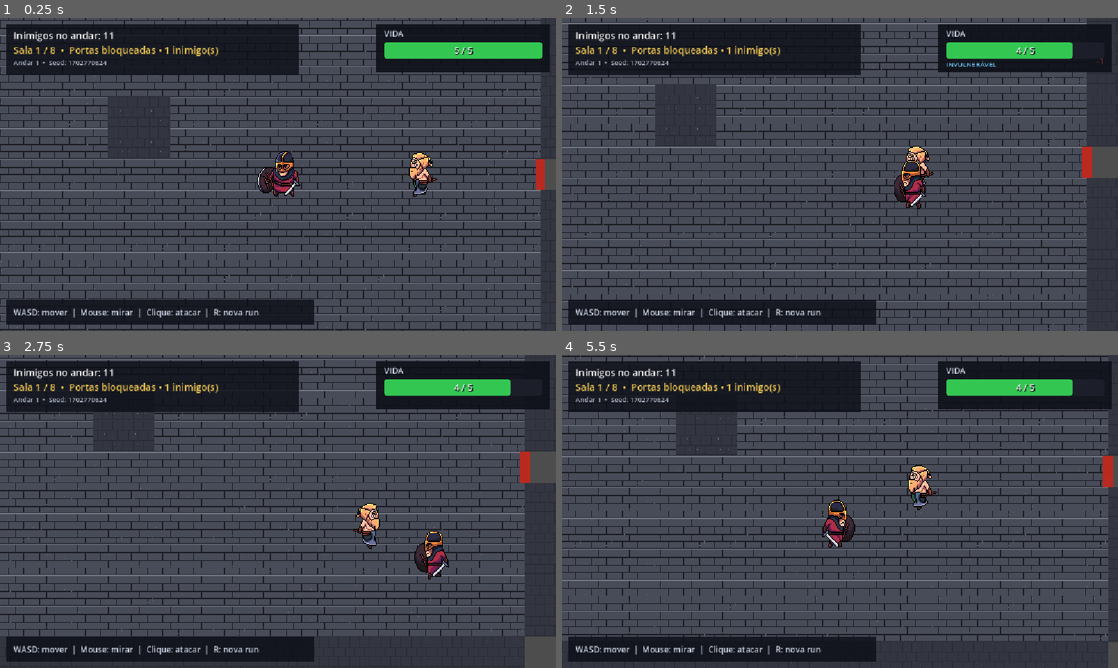
Above: before the commit, frames 1-4 (two rows, left to right).
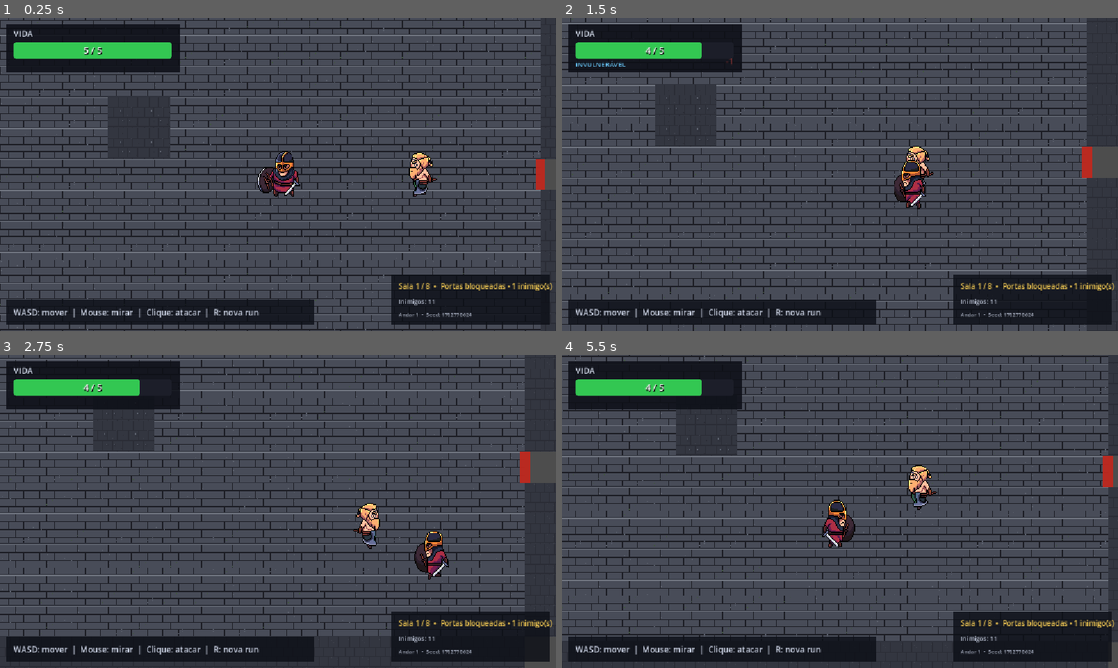
Above: after the commit, the same moments.

Repository: AntonioBMN/tower-champion
Game: Godot game, scene res://first_floor.tscn
The game is run twice, just before and just after one commit, with the same random seed, the same clock (stepped at 60 frames per second) and the same inputs.
Inputs (mouse positions are in pixels of both pictures, inside the frame that each line leads up to):
- Up to frame 1 (0.25 s): no input
- Up to frame 2 (1.5 s): move the mouse to (962, 158) at 0.52 s; press the mouse at (962, 158) at 0.53 s; hold D (move_right) 0.53-1.28 s; move the mouse to (728, 190) at 1.27 s; release the mouse at (728, 190) at 1.28 s; hold S (move_down) from 1.28 s (still down); click (728, 190) at 1.35 s
- Up to frame 3 (2.75 s): move the mouse to (333, 442) at 2.02 s; release S (move_down) at 2.03 s; press the mouse at (333, 442) at 2.03 s; hold D (move_right) from 2.03 s (still down)
- Up to frame 4 (5.5 s): move the mouse to (812, 574) at 2.77 s; release D (move_right) at 2.78 s; release the mouse at (812, 574) at 2.78 s; hold W (move_up) 2.78-3.53 s; click (812, 574) at 2.85 s; move the mouse to (1006, 558) at 3.52 s; press the mouse at (1006, 558) at 3.53 s; hold A (move_left) 3.53-5.03 s; move the mouse to (673, 464) at 4.27 s; release the mouse at (673, 464) at 4.28 s; click (673, 464) at 4.35 s; move the mouse to (867, 511) at 5.02 s; press the mouse at (867, 511) at 5.03 s; hold S (move_down) from 5.03 s (still down)

The runs differ from the first frame. In frame 1, 14% of the frame differs, in the area x 1-100%, y 2-98%; in frame 2, 13%; in frame 3, 13%; in frame 4, 14%.

Commit message:
feat: add room health rewards and refine HUD

Diff:
--- a/first_floor.gd
+++ b/first_floor.gd
@@ -9,6 +9,7 @@
 )
 const ENEMY_SCENE: PackedScene = preload("res://enemy.tscn")
 const RANGED_ENEMY_SCENE: PackedScene = preload("res://ranged_enemy.tscn")
+const HEALTH_PICKUP_SCENE: PackedScene = preload("res://health_pickup.tscn")
 const DOOR_LOCKED_COLOR := Color(0.75, 0.16, 0.12, 0.95)
 const DOOR_OPEN_COLOR := Color(0.95, 0.67, 0.2, 0.95)
 
@@ -17,6 +18,10 @@
 @export var fixed_seed: int = 12345
 @export_range(5, 8, 1) var minimum_rooms: int = 5
 @export_range(5, 8, 1) var maximum_rooms: int = 8
+
+@export_group("Room Rewards")
+@export_range(0.0, 1.0, 0.05) var health_drop_chance: float = 0.35
+@export_range(1, 10, 1) var health_pickup_amount: int = 1
 
 var rng := RandomNumberGenerator.new()
 var generation_seed: int
@@ -33,6 +38,7 @@
 var enemy_spawn_cells: Array = []
 var room_enemies_remaining: Array[int] = []
 var spawned_rooms: Dictionary = {}
+var rewarded_rooms: Dictionary = {}
 var door_entries: Array[Dictionary] = []
 var current_room_index: int = 0
 var remaining_enemies: int = 0
@@ -45,6 +51,7 @@
 @onready var obstacles: StaticBody2D = $GeneratedMap/Obstacles
 @onready var doors: Node2D = $GeneratedMap/Doors
 @onready var enemies: Node2D = $Enemies
+@onready var pickups: Node2D = $Pickups
 @onready var player: CharacterBody2D = $Player
 @onready var camera: Camera2D = $Player/Camera2D
 @onready var hud = $UI
@@ -123,6 +130,7 @@
 	enemy_spawn_cells.clear()
 	room_enemies_remaining.clear()
 	spawned_rooms.clear()
+	rewarded_rooms.clear()
 
 	var minimum := mini(minimum_rooms, maximum_rooms)
 	var maximum := maxi(minimum_rooms, maximum_rooms)
@@ -728,10 +736,10 @@
 		var enemy := enemy_scene.instantiate() as CharacterBody2D
 		enemies.add_child(enemy)
 		enemy.global_position = _actor_position_for_cell(spawn_cell)
-		enemy.connect("died", _on_enemy_died.bind(room_index))
-
-
-func _on_enemy_died(room_index: int) -> void:
+		enemy.connect("died", _on_enemy_died.bind(room_index, enemy))
+
+
+func _on_enemy_died(room_index: int, defeated_enemy: Node2D) -> void:
 	room_enemies_remaining[room_index] = maxi(
 		room_enemies_remaining[room_index] - 1,
 		0
@@ -740,6 +748,12 @@
 	_refresh_room_doors(room_index)
 	_update_enemy_counter()
 
+	if room_enemies_remaining[room_index] == 0:
+		_try_drop_room_reward(
+			room_index,
+			defeated_enemy.global_position + Vector2(0.0, 50.0)
+		)
+
 	if room_index == current_room_index:
 		_update_room_ui()
 
@@ -747,8 +761,23 @@
 		_complete_floor()
 
 
+func _try_drop_room_reward(room_index: int, drop_position: Vector2) -> void:
+	if rewarded_rooms.has(room_index):
+		return
+
+	rewarded_rooms[room_index] = true
+
+	if rng.randf() > health_drop_chance:
+		return
+
+	var pickup := HEALTH_PICKUP_SCENE.instantiate() as Area2D
+	pickup.set("heal_amount", health_pickup_amount)
+	pickups.add_child(pickup)
+	pickup.global_position = drop_position
+
+
 func _update_enemy_counter() -> void:
-	enemy_counter_label.text = "Inimigos no andar: " + str(remaining_enemies)
+	enemy_counter_label.text = "Inimigos: " + str(remaining_enemies)
 
 
 func _update_room_ui() -> void:
--- a/first_floor.tscn
+++ b/first_floor.tscn
@@ -46,43 +46,66 @@
 
 [node name="Enemies" type="Node2D" parent="."]
 
+[node name="Pickups" type="Node2D" parent="."]
+
 [node name="Player" parent="." instance=ExtResource("2_player")]
 
 [node name="UI" type="CanvasLayer" parent="."]
 script = ExtResource("3_hud")
 
 [node name="TopPanel" type="ColorRect" parent="UI"]
-offset_left = 12.0
-offset_top = 12.0
-offset_right = 620.0
-offset_bottom = 118.0
+anchor_left = 1.0
+anchor_top = 1.0
+anchor_right = 1.0
+anchor_bottom = 1.0
+offset_left = -342.0
+offset_top = -116.0
+offset_right = -12.0
+offset_bottom = -12.0
 color = Color(0.05, 0.06, 0.09, 0.82)
 mouse_filter = 2
 
+[node name="EnemyCounterPanel" type="ColorRect" parent="UI"]
+visible = false
+mouse_filter = 2
+
 [node name="EnemyCounterLabel" type="Label" parent="UI"]
-offset_left = 28.0
-offset_top = 22.0
-offset_right = 600.0
-offset_bottom = 52.0
-theme_override_font_sizes/font_size = 20
-text = "Inimigos restantes: 6"
+anchor_left = 1.0
+anchor_top = 1.0
+anchor_right = 1.0
+anchor_bottom = 1.0
+offset_left = -326.0
+offset_top = -70.0
+offset_right = -24.0
+offset_bottom = -48.0
+theme_override_colors/font_color = Color(0.72, 0.75, 0.82, 1)
+theme_override_font_sizes/font_size = 13
+text = "Inimigos: 6"
 
 [node name="RoomLabel" type="Label" parent="UI"]
-offset_left = 28.0
-offset_top = 52.0
-offset_right = 600.0
-offset_bottom = 82.0
+anchor_left = 1.0
+anchor_top = 1.0
+anchor_right = 1.0
+anchor_bottom = 1.0
+offset_left = -326.0
+offset_top = -104.0
+offset_right = -24.0
+offset_bottom = -76.0
 theme_override_colors/font_color = Color(0.94, 0.78, 0.32, 1)
-theme_override_font_sizes/font_size = 20
+theme_override_font_sizes/font_size = 15
 text = "Sala 1 / 4"
 
 [node name="SeedLabel" type="Label" parent="UI"]
-offset_left = 28.0
-offset_top = 82.0
-offset_right = 600.0
-offset_bottom = 106.0
+anchor_left = 1.0
+anchor_top = 1.0
+anchor_right = 1.0
+anchor_bottom = 1.0
+offset_left = -326.0
+offset_top = -42.0
+offset_right = -24.0
+offset_bottom = -22.0
 theme_override_colors/font_color = Color(0.68, 0.71, 0.78, 1)
-theme_override_font_sizes/font_size = 14
+theme_override_font_sizes/font_size = 11
 text = "Andar 1  •  Seed: 12345"
 
 [node name="FloorClearedLabel" type="Label" parent="UI"]
@@ -97,9 +120,9 @@
 vertical_alignment = 1
 
 [node name="HealthPanel" type="ColorRect" parent="UI"]
-offset_left = 780.0
+offset_left = 12.0
 offset_top = 12.0
-offset_right = 1140.0
+offset_right = 372.0
 offset_bottom = 112.0
 color = Color(0.05, 0.06, 0.09, 0.88)
 mouse_filter = 2
--- /dev/null
+++ b/health_pickup.gd
@@ -0,0 +1,48 @@
+class_name HealthPickup
+extends Area2D
+
+@export_range(1, 20, 1) var heal_amount: int = 1
+
+var pulse_time: float = 0.0
+
+
+func _ready() -> void:
+	body_entered.connect(_try_collect)
+
+
+func _physics_process(delta: float) -> void:
+	pulse_time += delta
+	queue_redraw()
+
+	# A pickup at full health remains available and can be collected later.
+	for body in get_overlapping_bodies():
+		if _try_collect(body):
+			return
+
+
+func _draw() -> void:
+	var pulse := 1.0 + sin(pulse_time * 5.0) * 0.08
+	var heart_color := Color(0.95, 0.12, 0.22, 1.0)
+	var highlight_color := Color(1.0, 0.48, 0.55, 1.0)
+
+	draw_circle(Vector2(-6.0, -4.0) * pulse, 7.5 * pulse, heart_color)
+	draw_circle(Vector2(6.0, -4.0) * pulse, 7.5 * pulse, heart_color)
+	draw_colored_polygon(PackedVector2Array([
+		Vector2(-13.0, -1.0) * pulse,
+		Vector2(13.0, -1.0) * pulse,
+		Vector2(0.0, 15.0) * pulse,
+	]), heart_color)
+	draw_circle(Vector2(-6.0, -6.0) * pulse, 2.5 * pulse, highlight_color)
+
+
+func _try_collect(body: Node2D) -> bool:
+	if not body.is_in_group("player"):
+		return false
+
+	var health := body.get_node_or_null("HealthComponent") as HealthComponent
+
+	if health == null or not health.heal(heal_amount):
+		return false
+
+	queue_free()
+	return true
--- /dev/null
+++ b/health_pickup.tscn
@@ -0,0 +1,15 @@
+[gd_scene format=3]
+
+[ext_resource type="Script" path="res://health_pickup.gd" id="1_pickup"]
+
+[sub_resource type="CircleShape2D" id="Circle_health_pickup"]
+radius = 17.0
+
+[node name="HealthPickup" type="Area2D"]
+collision_layer = 0
+collision_mask = 1
+monitorable = false
+script = ExtResource("1_pickup")
+
+[node name="CollisionShape2D" type="CollisionShape2D" parent="."]
+shape = SubResource("Circle_health_pickup")
--- a/ranged_enemy.gd
+++ b/ranged_enemy.gd
@@ -4,6 +4,9 @@
 signal died
 
 const PROJECTILE_SCENE: PackedScene = preload("res://enemy_projectile.tscn")
+
+@export_group("Stats")
+@export_range(1, 100, 1) var max_health: int = 1
 
 @export_group("Movement")
 @export_range(10.0, 500.0, 5.0) var move_speed: float = 85.0
@@ -29,6 +32,8 @@
 func _ready() -> void:
 	player = get_tree().get_first_node_in_group("player") as Node2D
 	shoot_cooldown.wait_time = attack_interval
+	health_component.max_health = max_health
+	health_component.reset_health()
 	health_component.damaged.connect(_on_health_damaged)
 	health_component.died.connect(_on_health_died)
 	animated_sprite.self_modulate = Color(0.58, 0.78, 1.0, 1.0)
--- /dev/null
+++ b/tests/health_pickup_smoke_test.gd
@@ -0,0 +1,58 @@
+extends SceneTree
+
+const FIRST_FLOOR_SCENE: PackedScene = preload("res://first_floor.tscn")
+
+var failures: int = 0
+
+
+func _initialize() -> void:
+	_run.call_deferred()
+
+
+func _run() -> void:
+	var floor_scene := FIRST_FLOOR_SCENE.instantiate()
+	floor_scene.set("health_drop_chance", 1.0)
+	root.add_child(floor_scene)
+	current_scene = floor_scene
+	await process_frame
+
+	var player := floor_scene.get_node("Player") as CharacterBody2D
+	var health := player.get_node("HealthComponent") as HealthComponent
+	var pickups := floor_scene.get_node("Pickups") as Node2D
+	var drop_position := player.global_position + Vector2(0.0, 50.0)
+
+	floor_scene.call("_try_drop_room_reward", 0, drop_position)
+	await physics_frame
+	_expect(pickups.get_child_count() == 1, "cleared room should drop health")
+	_expect(
+		health.current_health == health.max_health,
+		"health pickup should remain when player health is full"
+	)
+
+	floor_scene.call("_try_drop_room_reward", 0, drop_position)
+	_expect(
+		pickups.get_child_count() == 1,
+		"each room should roll its reward only once"
+	)
+
+	health.take_damage(1)
+	await physics_frame
+	await process_frame
+	_expect(
+		health.current_health == health.max_health,
+		"health pickup should restore one health"
+	)
+	_expect(pickups.get_child_count() == 0, "collected pickup should disappear")
+
+	if failures == 0:
+		print("PASS: room health reward smoke test")
+
+	quit(failures)
+
+
+func _expect(condition: bool, message: String) -> void:
+	if condition:
+		return
+
+	failures += 1
+	push_error("FAIL: " + message)
--- a/tests/ranged_enemy_smoke_test.gd
+++ b/tests/ranged_enemy_smoke_test.gd
@@ -31,6 +31,7 @@
 	var player_health := player.get_node("HealthComponent") as HealthComponent
 	var ranged_health := ranged_enemy.get_node("HealthComponent") as HealthComponent
 	var initial_enemy_position := ranged_enemy.position
+	_expect(ranged_health.max_health == 1, "ranged enemy should have one health")
 
 	await create_timer(1.3).timeout
 	_expect(
Not shown, added: health_pickup.gd.uid
Not shown, added: tests/health_pickup_smoke_test.gd.uid
